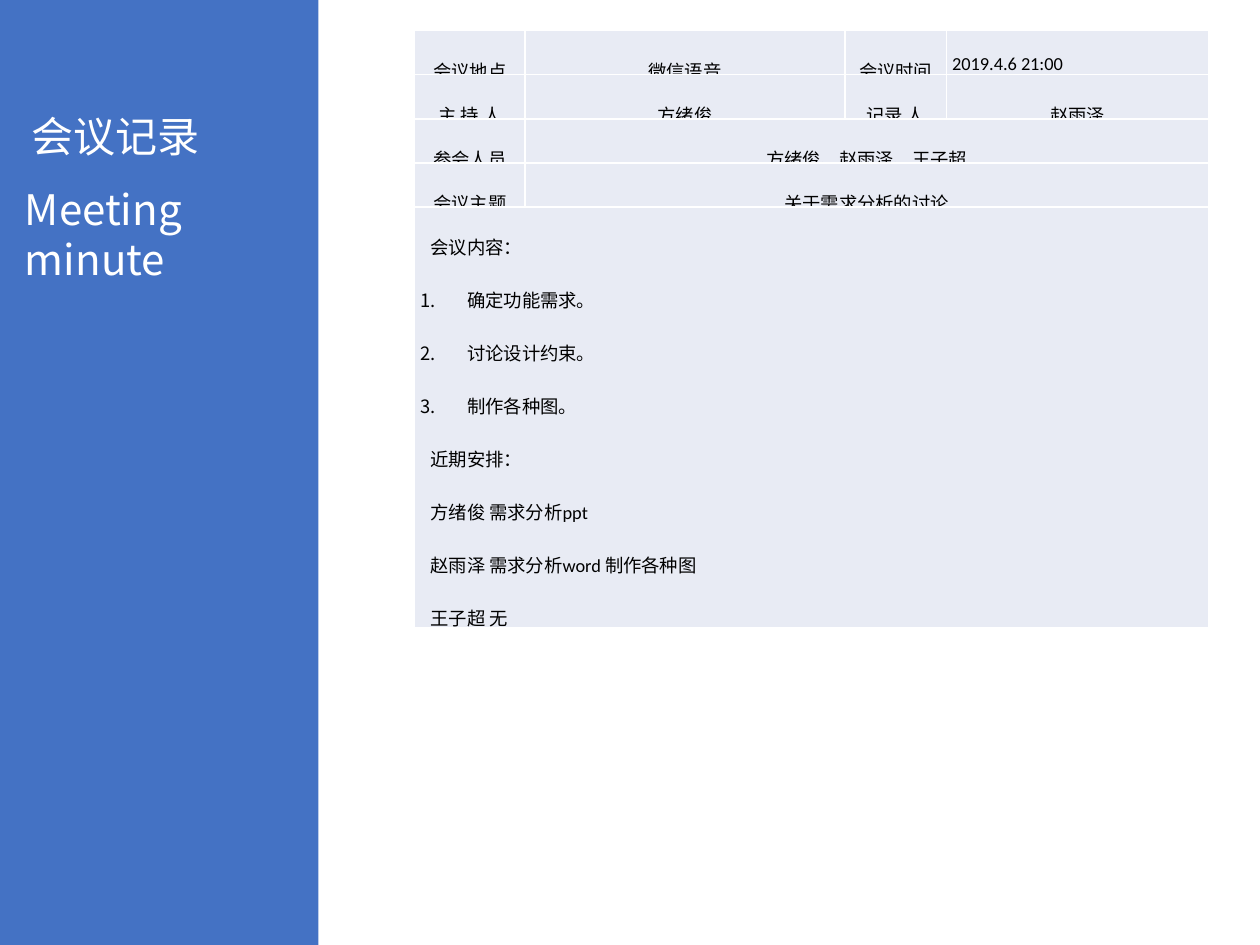
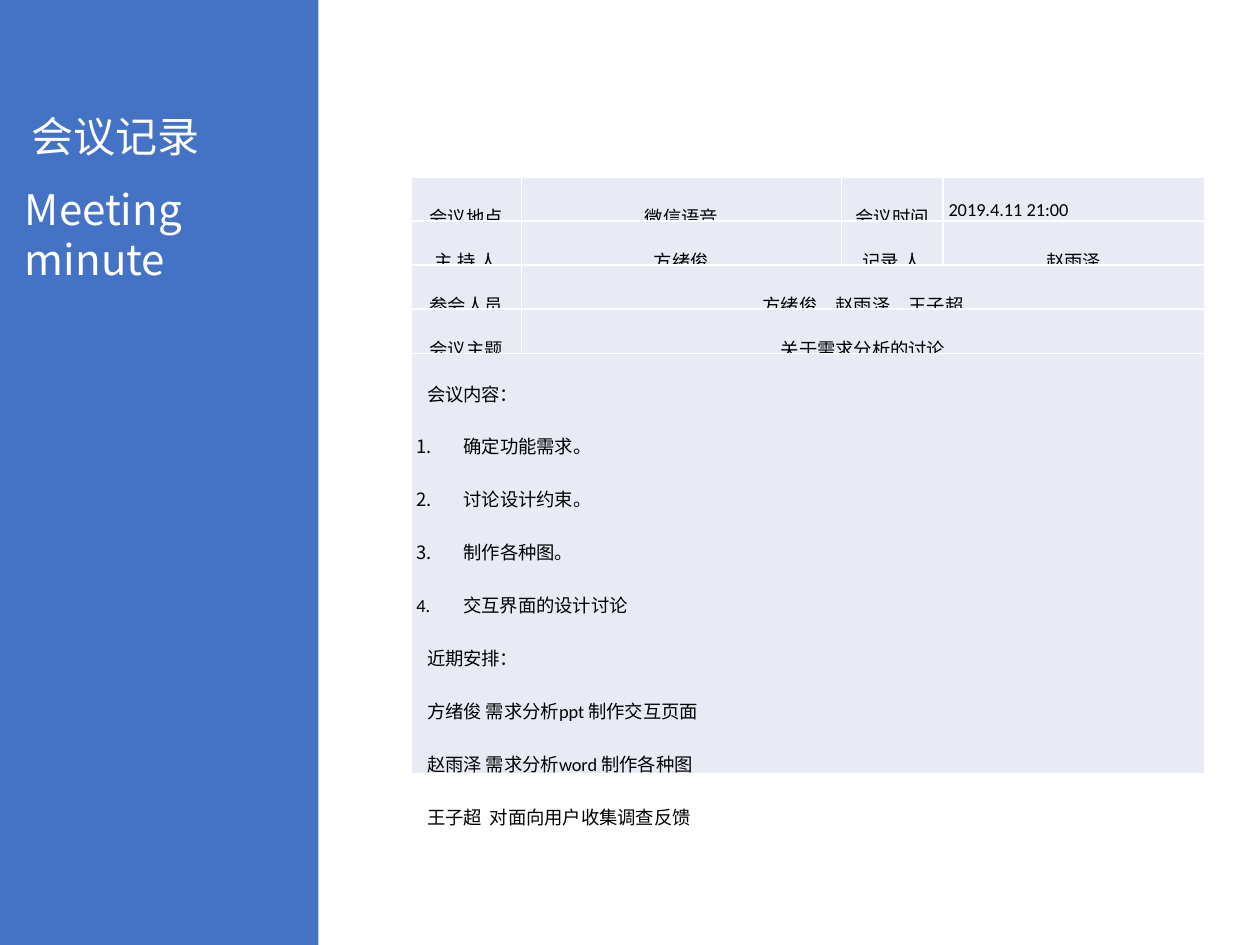
Before and after one commit to Syclifer/SE2019--G25, a slide deck: slide 18 of SE2019春-G25-需求分析.pptx (slide 16 before the commit). Drawn at 1260x945 pixels with LibreOffice and Linux fonts; fonts in the diff are those of the drawing. Boxes give left, top, right and bottom in pixels: in the first picture for what was removed or moved away, otherwise in the second. Text is boxed around its words. In the diff, an @@ line names an element or a change of style, - is before the commit and + after.

```diff
--- a/SE2019春-G25-需求分析.pptx
+++ b/SE2019春-G25-需求分析.pptx
@@ table at (x1=411, y1=176, x2=1206, y2=830) @@
-row 1, column 4: 2019.4.6 21:00
+row 1, column 4: 2019.4.11 21:00
-row 5, column 1: 会议内容： / 确定功能需求。 / 讨论设计约束。 / 制作各种图。 / 近期安排： / 方绪俊 需求分析ppt / 赵雨泽 需求分析word 制作各种图 / 王子超 无
+row 5, column 1: 会议内容： / 确定功能需求。 / 讨论设计约束。 / 制作各种图。 / 4. 交互界面的设计讨论 / 近期安排： / 方绪俊 需求分析ppt 制作交互页面 / 赵雨泽 需求分析word 制作各种图 / 王子超 对面向用户收集调查反馈
@@ table resized from (x1=415, y1=30, x2=1210, y2=631) to (x1=411, y1=176, x2=1206, y2=830) @@
```
Also in this commit, not shown: 2 slides added, 7 other files.
